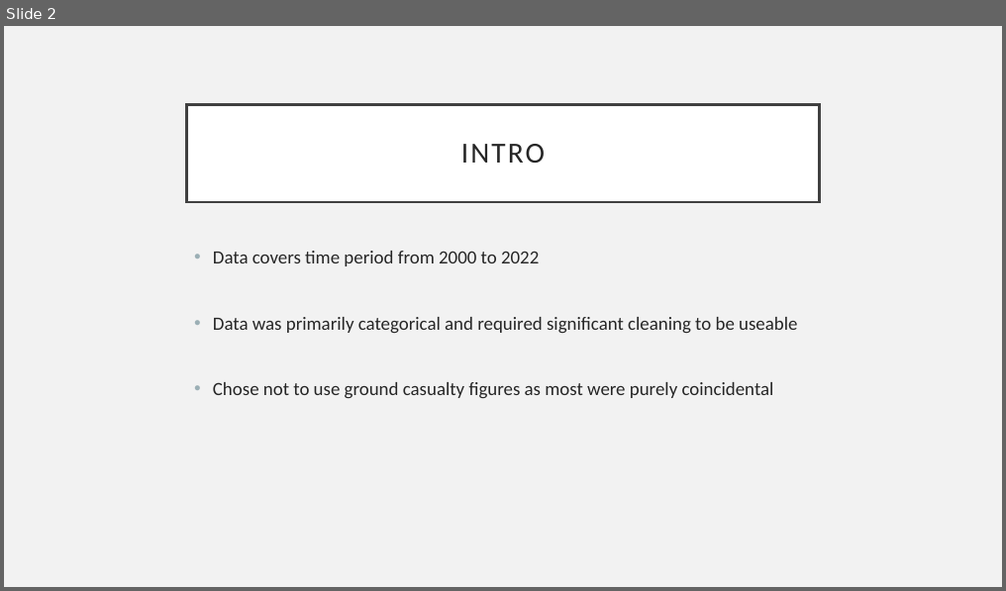
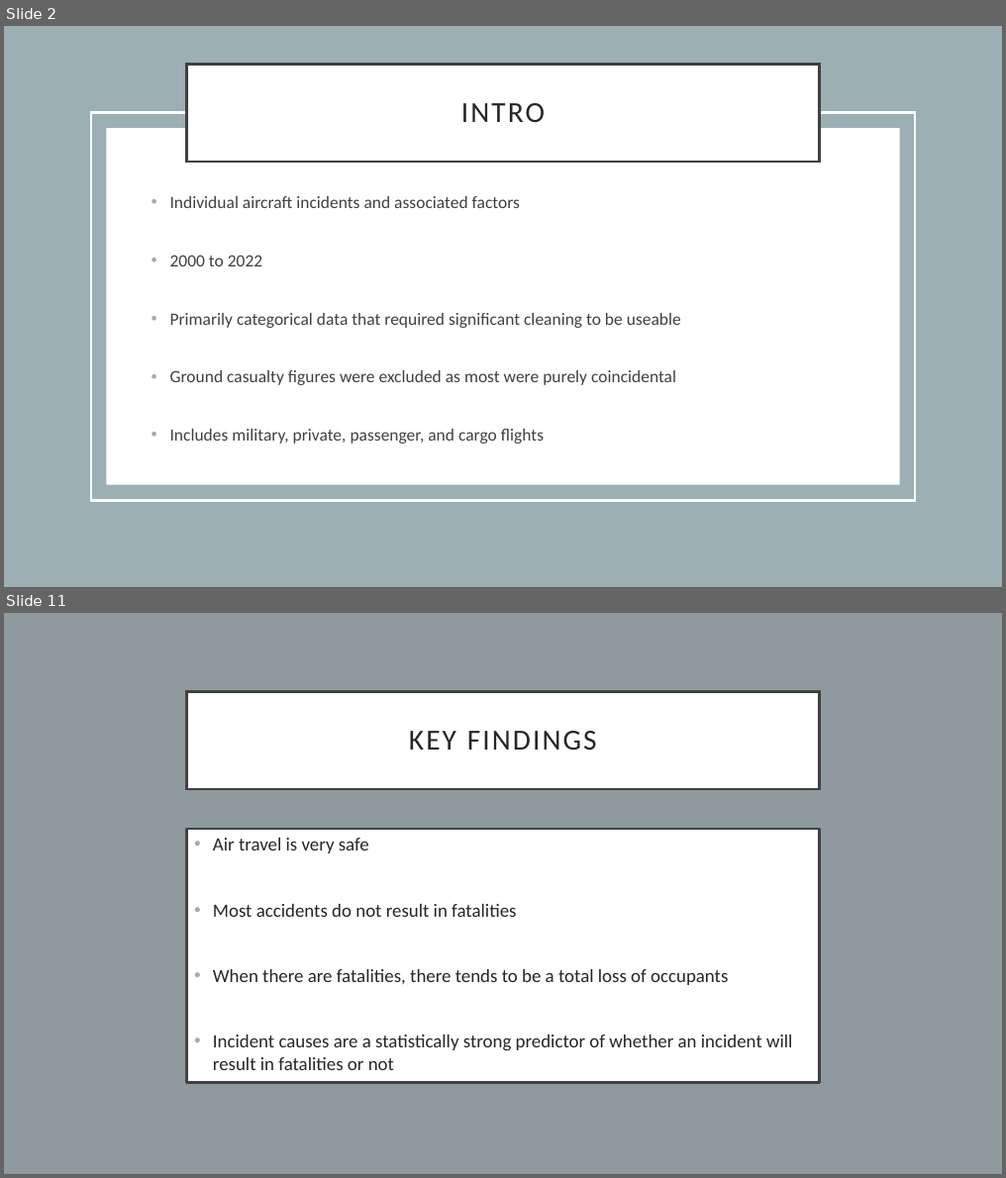
Before and after one commit to b-macd/Air_Travel_Safety_Analysis, a slide deck: Presentation/Presentation1.pptx. Shown one above the other, each under a label of ours: slide 2 before the commit, slides 2 and 11 after it; the slides between them are not shown. The pictures are 1006x591 and 1006x1178 pixels, drawn with LibreOffice and Linux fonts; fonts in the diff are those of the drawing. Boxes give left, top, right and bottom in pixels: in the first picture for what was removed or moved away, otherwise in the second. Text is boxed around its words. In the diff, an @@ line names an element or a change of style, - is before the commit and + after.

```diff
--- a/Presentation/Presentation1.pptx
+++ b/Presentation/Presentation1.pptx
@@ slide 11 added at [4, 613, 1002, 1174], background #8E9A9E @@
@@ title added at [187, 691, 819, 789], fill #FFFFFF, outline #404040 2.5 pt, 28 pt, text #262626 @@
+KEY FINDINGS
@@ text added at [187, 829, 819, 1082], fill #FFFFFF, outline #404040 2.25 pt, 18 pt, text #262626 @@
+• Air travel is very safe
+• Most accidents do not result in fatalities
+• When there are fatalities, there tends to be a total loss of occupants
+• Incident causes are a statistically strong predictor of whether an incident will result in fatalities or not
@@ slide 2 changed as well @@
@@ background #F2F2F2 to #FFFFFF @@
@@ rectangle added at [4, 26, 1002, 587], fill #9BAFB5 @@
@@ title "INTRO": place and size @@
-title "INTRO" at [187, 104, 819, 202]
+title "INTRO" at [187, 65, 819, 162]
@@ rectangle added at [91, 113, 915, 500], outline #FFFFFF 2.5 pt @@
@@ rectangle added at [107, 128, 900, 485], fill #FFFFFF @@
@@ text at [170, 196, 681, 444]: text changed; size 18 to 16.6 pt; text colour #262626 to #404040 @@
-• Data covers time period from 2000 to 2022
-• Data was primarily categorical and required significant cleaning to be useable
-• Chose not to use ground casualty figures as most were purely coincidental
+• Individual aircraft incidents and associated factors
+• 2000 to 2022
+• Primarily categorical data that required significant cleaning to be useable
+• Ground casualty figures were excluded as most were purely coincidental
+• Includes military, private, passenger, and cargo flights
```
Also in this commit, not shown: 2 other slides changed, 10 other slides added, 4 slides removed, 13 other files.
